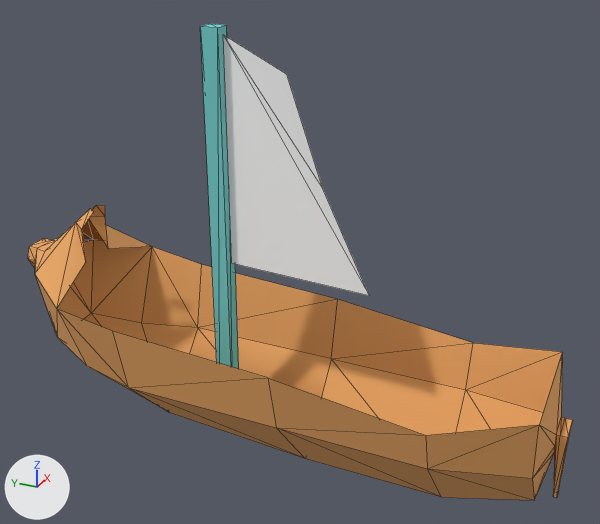
A saved change to the glTF model public/models/pigboat.glb.
Camera for both pictures: a camera (50 mm lens) standing at (-7.72, -3.4, 5.54) and looking at (0.14, 0.14, 1.61). Arrows for +X, +Y and +Z are at lower left; the lights stay in place. Mesh edges are drawn as thin lines. Where no turn or scale is listed for an object, it has been applied to the vertices.

Before the edit, the objects in view are built like this:
```python
mat_material_001 = principled_material('Material.001')
mat_material_001.base_color = (0.847, 0.402, 0.136)  # orange #edaa67
mat_material_001.roughness = 1.0
mat_material_002 = principled_material('Material.002')
mat_material_002.base_color = (0.182, 0.64, 0.633)  # cyan #76d1d0
mat_material_002.roughness = 1.0
me_cube = bpy.data.meshes.new('Cube')
me_cube.from_pydata(...)  # a box spanning x -0.1..0.1, y -0.1..0.1, z -0.1..4.85
me_cube.materials.append(mat_material_002)  # cyan #76d1d0
me_plane = bpy.data.meshes.new('Plane')
me_plane.from_pydata(...)  # 65 vertices, 105 faces; spans x -1.0..1.0, y -3.02..3.86, z -1.0..1.91
me_plane.materials.append(mat_material_001)  # orange #edaa67
me_plane_001 = bpy.data.meshes.new('Plane.001')
me_plane_001.from_pydata([(0.0, 1.0, 1.0), (0.0, -0.71, -1.68), (0.0, 1.0, -1.61), (-0.09, -0.18, -0.49), (0.16, 0.34, 0.61)], [], [(0, 1, 2), (0, 3, 1), (0, 4, 3)])
me_plane_001.materials.append(mat_material_003)  # white #ffffff
ob_cube = bpy.data.objects.new('Cube', me_cube)
ob_cube.location = (0.0, 1.06, -0.66)
ob_plane = bpy.data.objects.new('Plane', me_plane)
ob_plane.location = (0.0, 0.0, 0.0)
ob_plane_001 = bpy.data.objects.new('Plane.001', me_plane_001)
ob_plane_001.location = (0.0, -0.05, 3.11)
```
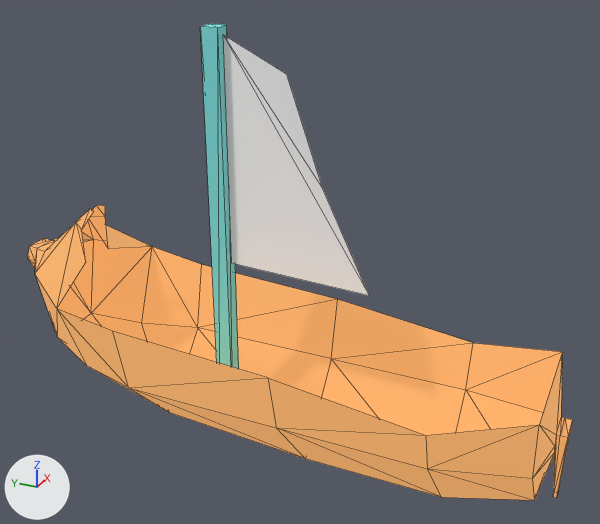
The change in detail:
Material 'Material.002' (mat_material_002) changes colour from cyan #76d1d0 to cyan #83e7e6; in linear values from (0.182, 0.64, 0.633) to (0.227, 0.8, 0.791).
Material 'Material.001' (mat_material_001) changes colour from orange #edaa67 to brown #a17243; in linear values from (0.847, 0.402, 0.136) to (0.354, 0.168, 0.0567).
In material 'Material.001' (mat_material_001), emission_color is now set to (0.593, 0.281, 0.0949), orange #ca9057.
In material 'Material.001' (mat_material_001), emission_strength is now set to 1.0.

Boxes (x1, y1, x2, y2) around the edits, measured in the pictures (600 x 524 px):
'Plane', recoloured, surface changed
    both: (28, 205, 573, 500)
'Cube', recoloured
    both: (200, 24, 239, 369)
